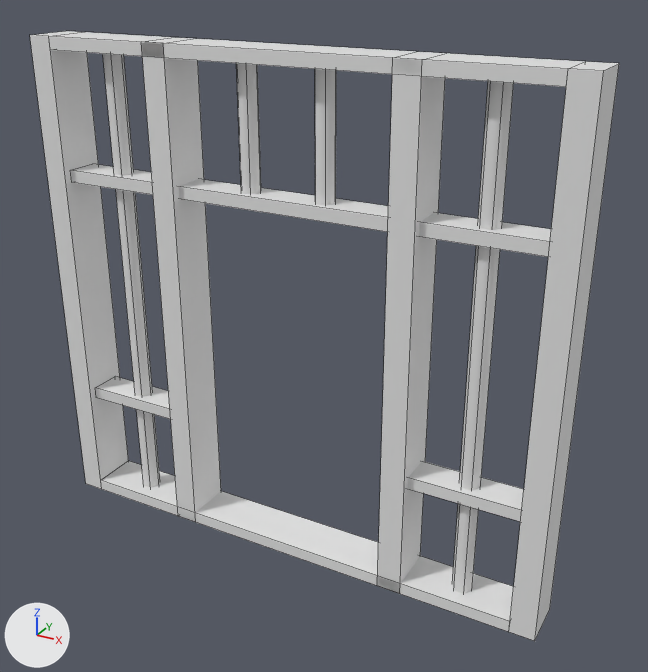
The FBX model Assets/Graphics/Models/Cell_02.fbx as it was, and as the next commit left it.
Rendered twice from a 50 mm camera at (3.34, -5.53, 4.77) aimed at (0.25, 0.09, 1.95). The lights are fixed; the arrows at lower left show +X, +Y and +Z. Mesh edges are drawn as thin lines. Where no turn or scale is listed for an object, it has been applied to the vertices.

Names of what the first picture shows: 'Cell_02'.
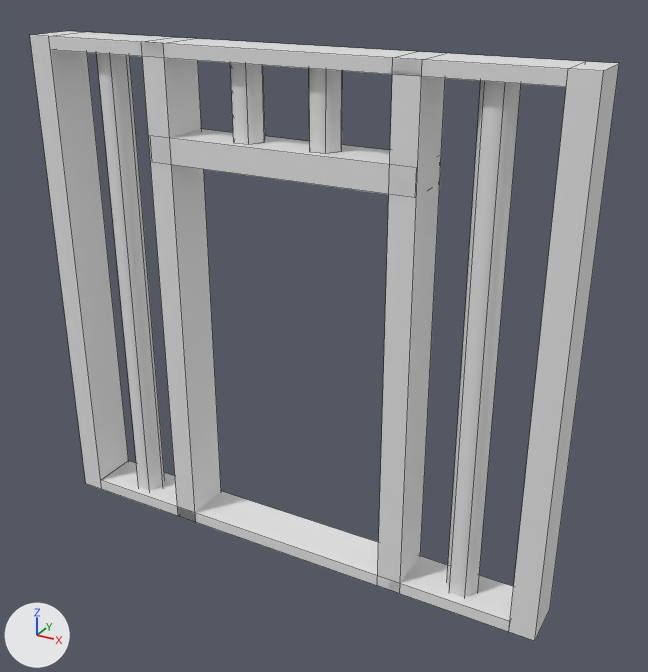
Boxes [x1, y1, x2, y2] around the edits, measured in the pictures (648 x 672 px; the box of a moved part takes in the faces that stretch with it):
part 1 of me_circle_001, moved or reshaped
    before: [452, 81, 514, 594]
    after: [447, 81, 521, 598]
part 2 of me_circle_001, moved or reshaped
    before: [315, 69, 336, 206]
    after: [309, 69, 342, 154]
part 3 of me_circle_001, moved or reshaped
    before: [236, 63, 261, 195]
    after: [230, 63, 265, 144]
part 4 of me_circle_001, moved or reshaped
    before: [103, 54, 160, 488]
    after: [97, 53, 165, 490]
part 5 of me_circle_001, added
    after: [150, 129, 416, 198]
part 6 of me_circle_001, deleted
    before: [408, 461, 524, 522]
part 7 of me_circle_001, deleted
    before: [95, 376, 170, 419]
part 8 of me_circle_001, deleted
    before: [70, 164, 551, 257]

The change in detail:
me_circle_001 has 120 vertices, 78 faces and spans x -2.2..2.2, y -0.2..0.2, z 0.0..4.1.
me_circle_001 is used by ob_cell_02; location (0.0, 0.0, 0.0).
me_circle_001 part 1: the loose piece of 12 vertices spanning x 1.46..1.63, y -0.07..0.07, z 0.02..4.05 is scaled about its middle by (1.57, 1.57, 1).
me_circle_001 part 2: the loose piece of 12 vertices spanning x 0.23..0.39, y -0.07..0.07, z 3.0..4.05 is scaled about its middle by (1.57, 1.57, 0.6), then moved by (0.0, 0.0, 0.22).
me_circle_001 part 3: the loose piece of 12 vertices spanning x -0.41..-0.24, y -0.07..0.07, z 3.0..4.05 is scaled about its middle by (1.57, 1.57, 0.6), then moved by (0.0, 0.0, 0.22).
me_circle_001 part 4: the loose piece of 12 vertices spanning x -1.63..-1.47, y -0.07..0.07, z 0.02..4.05 is scaled about its middle by (1.57, 1.57, 1).
me_circle_001 part 5: a new loose piece, a box spanning x -1.09..1.09, y -0.2..0.2, z 3.23..3.43.
me_circle_001 part 6: the loose piece of 8 vertices spanning x 1.06..2.06, y -0.13..0.13, z 0.95..1.05 is deleted.
me_circle_001 part 7: the loose piece of 8 vertices spanning x -2.0..-1.0, y -0.13..0.13, z 0.95..1.05 is deleted.
me_circle_001 part 8: the loose piece of 8 vertices spanning x -2.0..2.0, y -0.13..0.13, z 2.95..3.05 is deleted.
